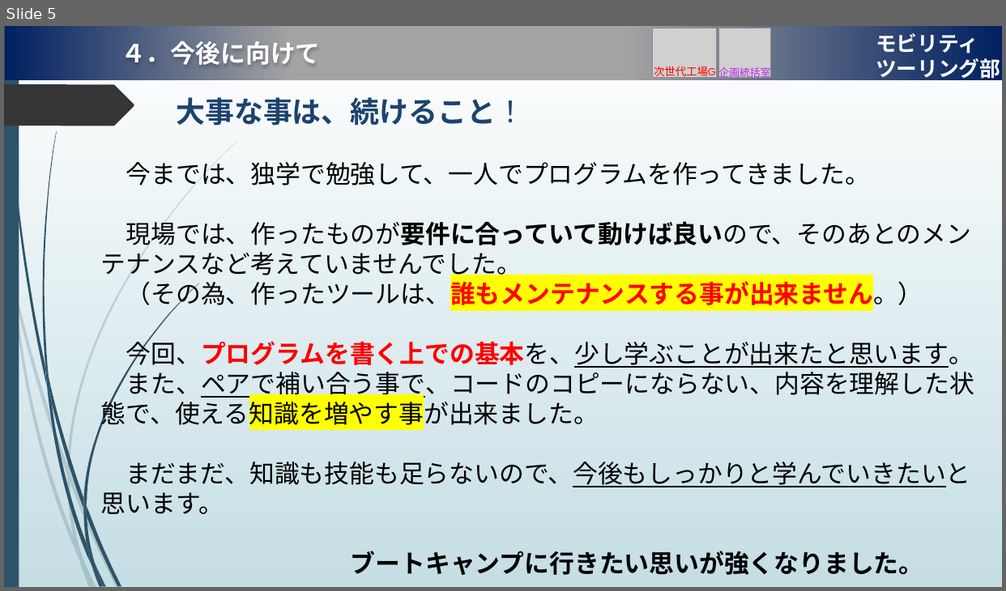
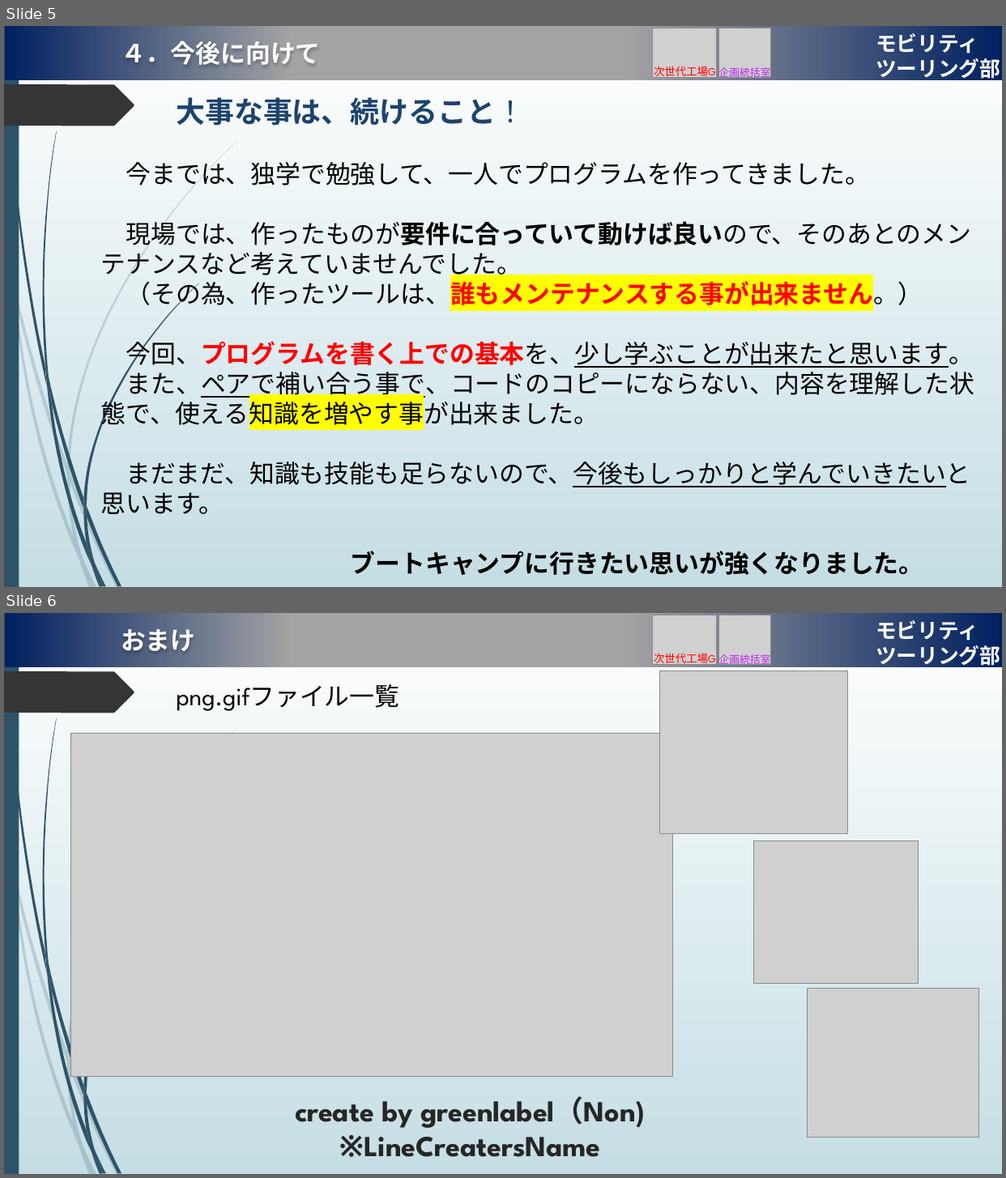
Before and after one commit to Susumu-Hiraishi/DIG_Work, a slide deck: DIG-Foundations/最終報告資料.pptx. Shown one above the other, each under a label of ours: slide 5 before the commit, slides 5 and 6 after it. The pictures are 1006x591 and 1006x1178 pixels, drawn with LibreOffice and Linux fonts; fonts in the diff are those of the drawing; grey boxes stand for pictures; background and template pictures are left out. Boxes give left, top, right and bottom in pixels: in the first picture for what was removed or moved away, otherwise in the second. Text is boxed around its words. In the diff, an @@ line names an element or a change of style, - is before the commit and + after.

```diff
--- a/DIG-Foundations/最終報告資料.pptx
+++ b/DIG-Foundations/最終報告資料.pptx
@@ slide 6 added at [4, 613, 1002, 1174], background gradient #FFFFFF to #C5DEE5; not listed: 26 template elements that a slide beside it also shows @@
@@ text added at [121, 629, 195, 651], 24 pt, text #FFFFFF, bold @@
+おまけ
@@ group added at [652, 615, 771, 666]: 2 pictures, 2 texts @@
+次世代工場G
+企画統括室
@@ text added at [176, 684, 399, 711], 24 pt, text #000000 @@
+png.gifファイル一覧
@@ picture added at [660, 671, 849, 834] @@
@@ picture added at [70, 734, 673, 1076] @@
@@ picture added at [754, 841, 918, 983] @@
@@ picture added at [808, 989, 979, 1138] @@
@@ text added at [295, 1097, 645, 1157], 28 pt, text #262626, bold @@
+create by greenlabel（Non)
+※LineCreatersName
```
Also in this commit, not shown: 16 other files.
